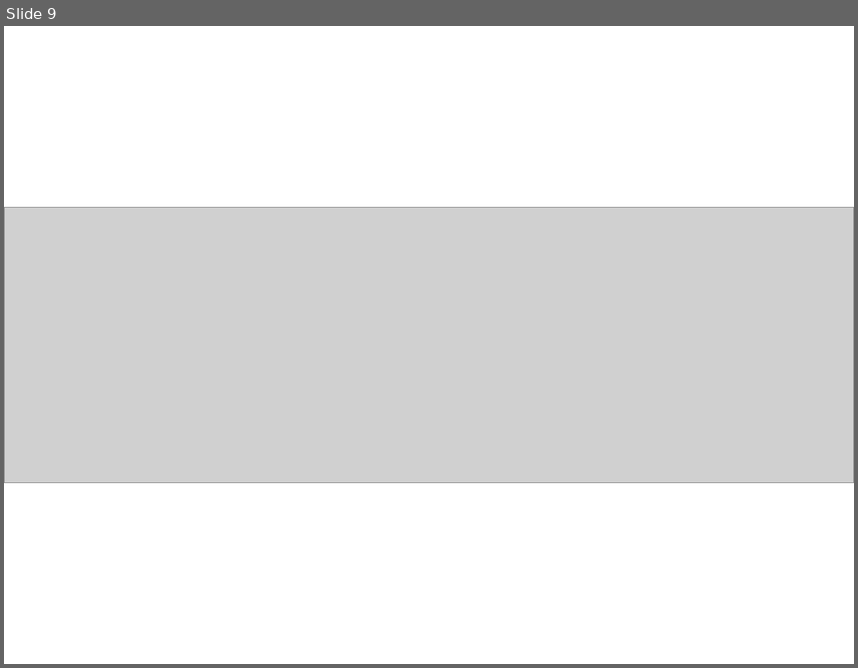
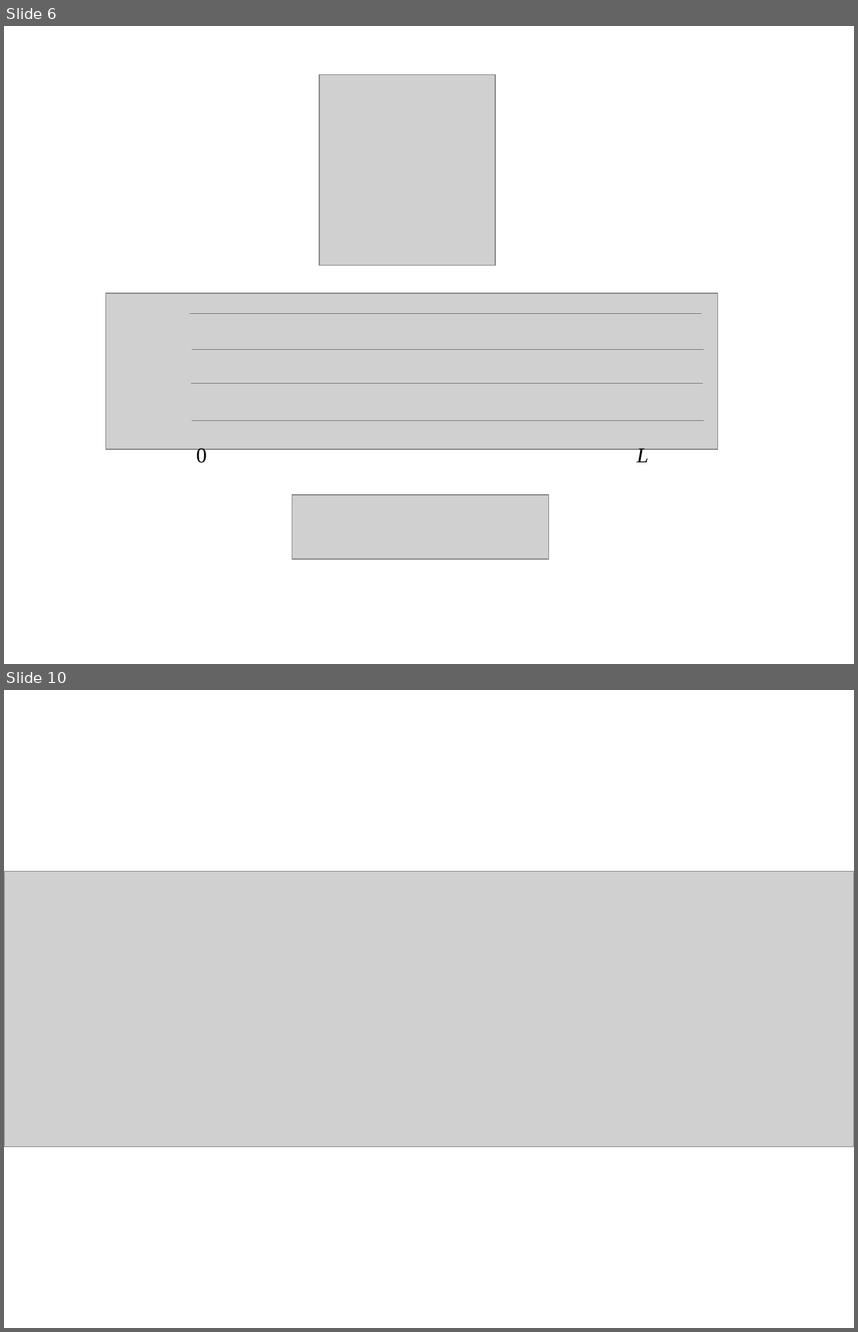
Before and after one commit to domingomery/patrones, a slide deck: clases/Cap02_Extraccion_de_Caracteristicas/presentations/PAT02_DescriptoresFourier.pptx. Shown one above the other, each under a label of ours: slide 9 before the commit, slides 6 and 10 after it; the slides between them are not shown. The pictures are 858x668 and 858x1332 pixels, drawn with LibreOffice and Linux fonts; fonts in the diff are those of the drawing; grey boxes stand for pictures. Boxes give left, top, right and bottom in pixels: in the first picture for what was removed or moved away, otherwise in the second. Text is boxed around its words. In the diff, an @@ line names an element or a change of style, - is before the commit and + after.

```diff
--- a/clases/Cap02_Extraccion_de_Caracteristicas/presentations/PAT02_DescriptoresFourier.pptx
+++ b/clases/Cap02_Extraccion_de_Caracteristicas/presentations/PAT02_DescriptoresFourier.pptx
@@ slide 6 added at box(4, 26, 854, 664), background #FFFFFF @@
@@ picture added at box(319, 75, 495, 265) @@
@@ picture added at box(106, 293, 718, 450) @@
@@ line added from (190, 313) to (702, 313), #808080 0.5 pt @@
@@ line added from (192, 349) to (704, 349), #808080 0.5 pt @@
@@ line added from (191, 383) to (703, 383), #808080 0.5 pt @@
@@ line added from (191, 421) to (704, 421), #808080 0.5 pt @@
@@ text added at box(197, 446, 648, 463), 18 pt, text #000000 @@
+0 L
@@ picture added at box(292, 495, 549, 559) @@
@@ what was slide 9 is now slide 10 @@
```
Also in this commit, not shown: 1 slide changed, 3 other slides added, 3 slides removed.
